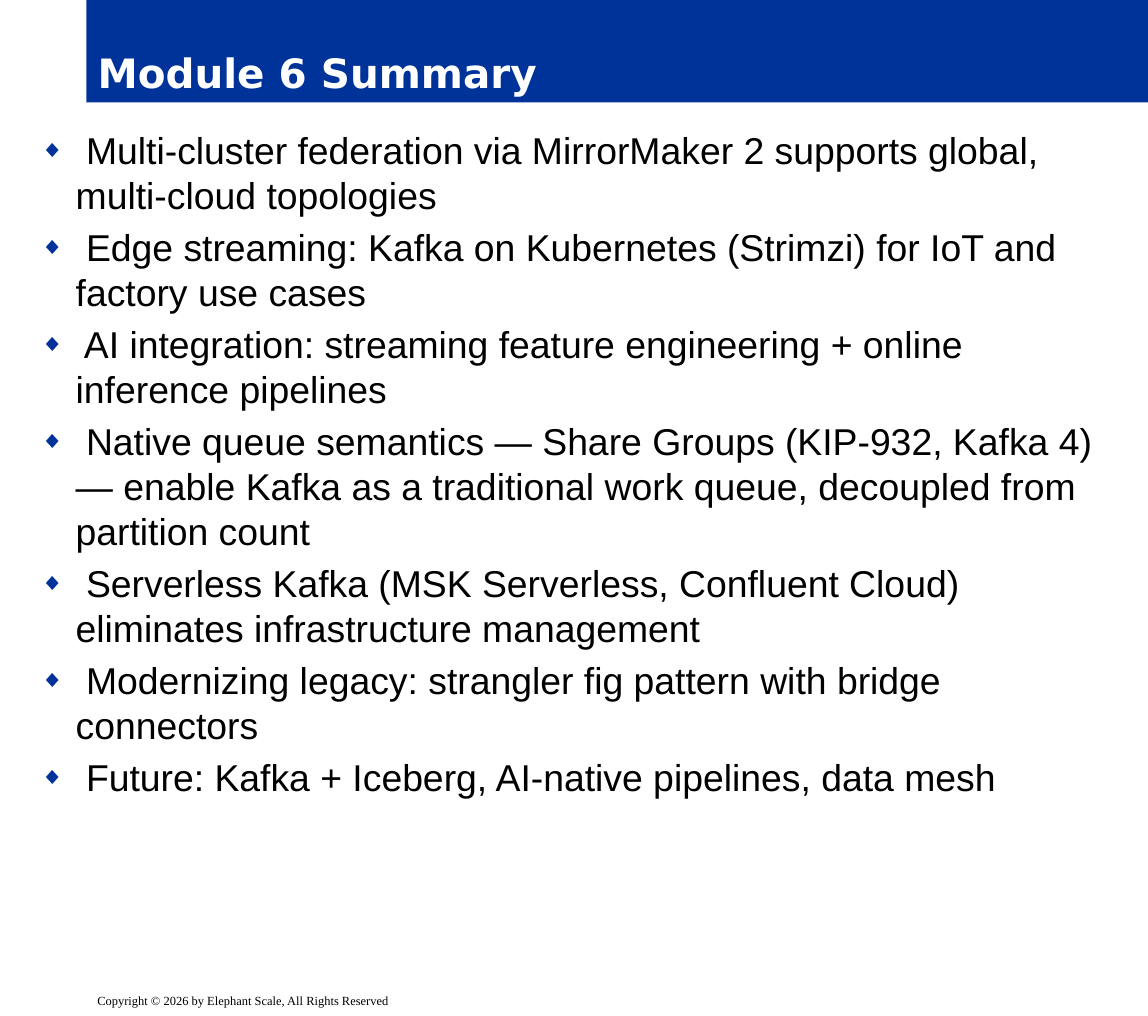
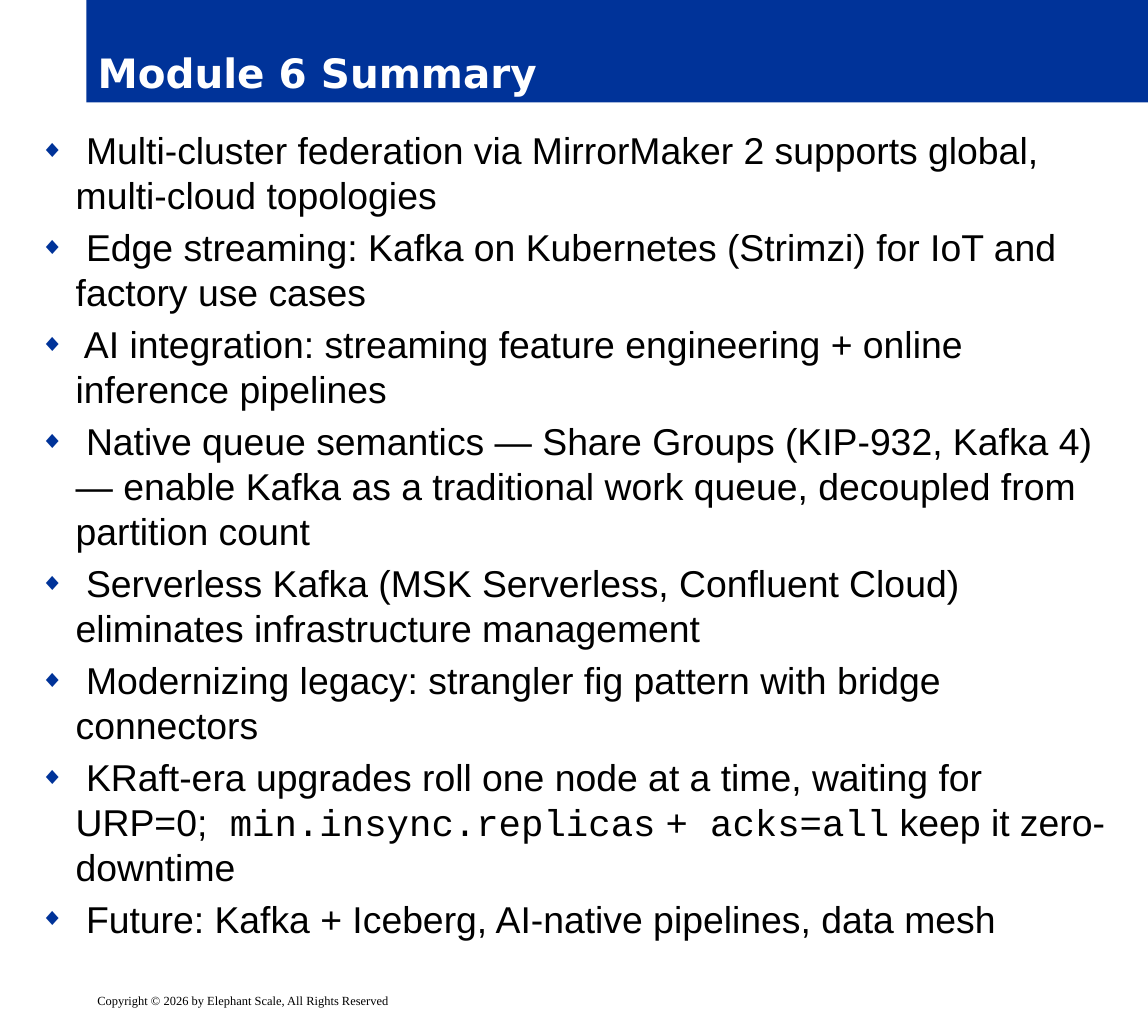
Before and after one commit to elephantscale/Advanced-Kafka-Streaming, a slide deck: slide 20 of slides/release/06__module6.pptx (slide 17 before the commit). Drawn at 1148x1016 pixels with LibreOffice and Linux fonts; fonts in the diff are those of the drawing; background and template pictures are left out. Boxes give left, top, right and bottom in pixels: in the first picture for what was removed or moved away, otherwise in the second. Text is boxed around its words. In the diff, an @@ line names an element or a change of style, - is before the commit and + after.

```diff
--- a/slides/release/06__module6.pptx
+++ b/slides/release/06__module6.pptx
@@ text at <box>76,764,1105,882</box>: paragraph added @@
+◆ KRaft-era upgrades roll one node at a time, waiting for URP=0; min.insync.replicas + acks=all keep it zero-downtime
```
Also in this commit, not shown: 12 other slides changed, 3 slides added.
